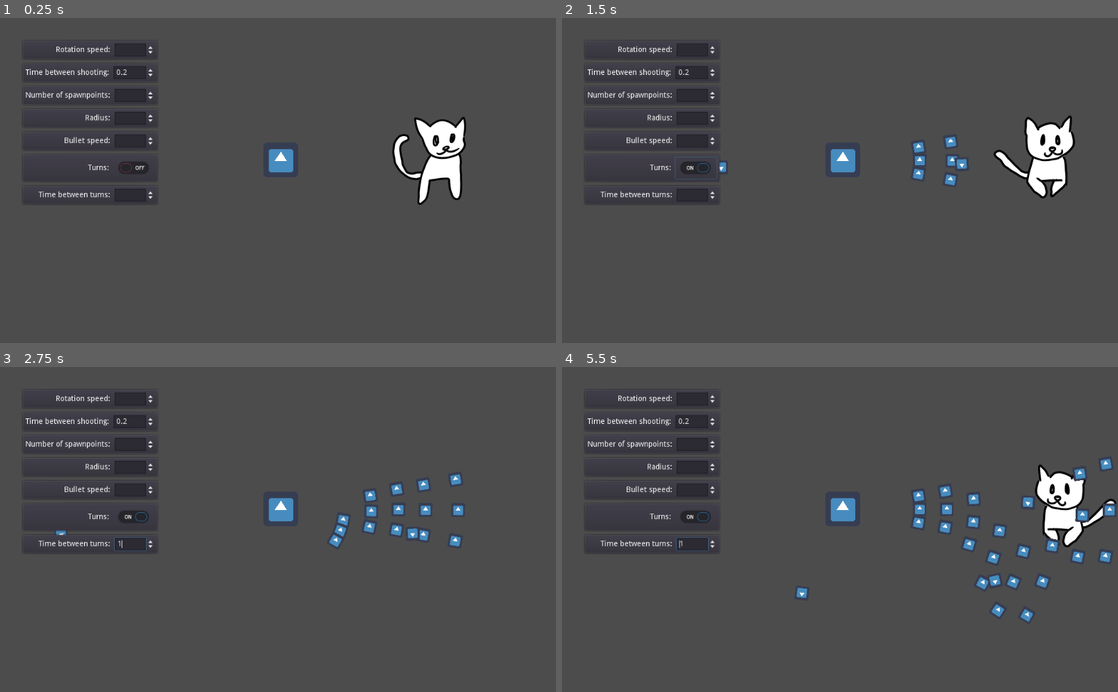
Above: before the commit, frames 1-4 (two rows, left to right).
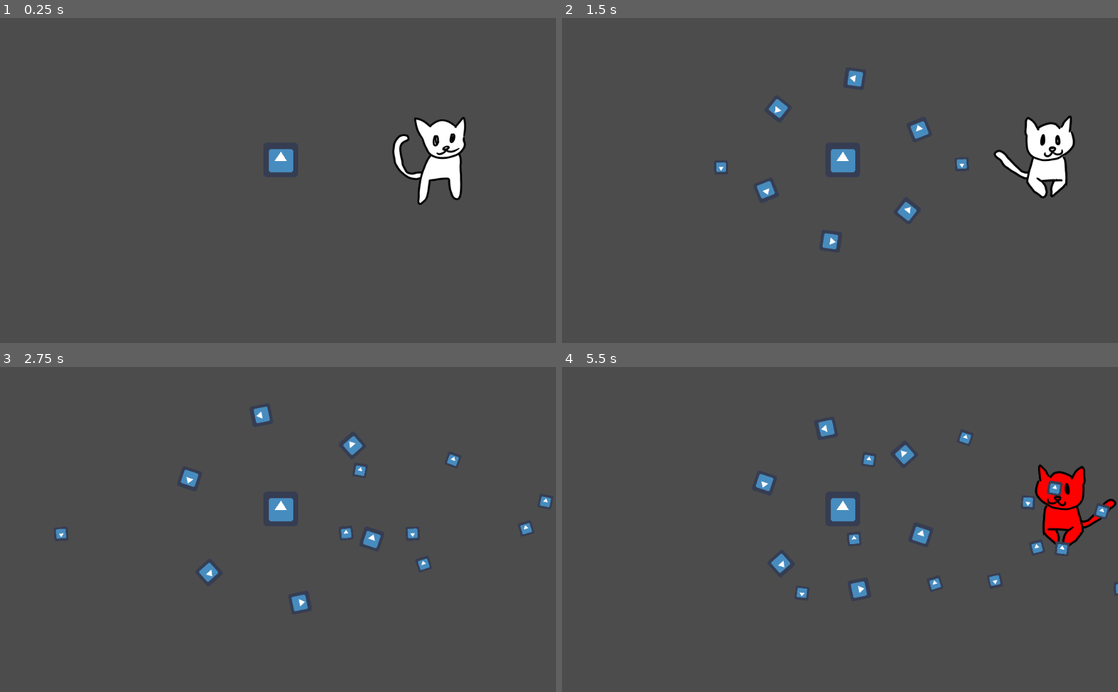
Above: after the commit, the same moments.

Repository: Magesu/mini-jam-100-overload
Game: Godot game, scene res://Main.tscn
The game is run twice, just before and just after one commit, with the same random seed, the same clock (stepped at 60 frames per second) and the same inputs. The engine's default icon, where the game draws it, is replaced by a stand-in: a white triangle on a blue panel in a dark square.
Inputs (mouse positions are in pixels of both pictures, inside the frame that each line leads up to):
- Up to frame 1 (0.25 s): no input
- Up to frame 2 (1.5 s): click (695, 167) at 0.52 s; move the mouse to (962, 164) at 1.27 s; hold Right (ui_right) from 1.28 s (still down); click (962, 164) at 1.35 s
- Up to frame 3 (2.75 s): move the mouse to (166, 545) at 2.02 s; release Right (ui_right) at 2.03 s; hold Down (ui_down) from 2.03 s (still down); click (166, 545) at 2.1 s
- Up to frame 4 (5.5 s): move the mouse to (895, 458) at 2.77 s; release Down (ui_down) at 2.78 s; hold Right (ui_right) 2.78-3.53 s; click (895, 458) at 2.85 s; move the mouse to (812, 594) at 3.52 s; hold Up (ui_up) 3.53-4.28 s; click (812, 594) at 3.6 s; move the mouse to (1006, 578) at 4.27 s; hold Left (ui_left) from 4.28 s (still down); click (1006, 578) at 4.35 s; move the mouse to (673, 480) at 5.02 s; click (673, 480) at 5.1 s

The runs differ from the first frame. In frame 1, 2.2% of the frame differs, in the area x 4-28%, y 7-57%; in frame 2, 3.2%; in frame 3, 4.1%; in frame 4, 6.0%, in the area x 4-100%, y 7-79%.

Commit message:
Added bullets that spawn bullets

Diff:
--- a/Main.tscn
+++ b/Main.tscn
@@ -13,11 +13,10 @@
 
 [node name="Enemy" parent="." instance=ExtResource( 1 )]
 position = Vector2( 517, 262 )
-shoot_angle = 30
-shoot_timer_wait_time = 0.5
-spawnpoint_count = 3
-target_player = true
+shoot_timer_wait_time = 1.0
+spawnpoint_count = 6
 
 [node name="CanvasLayer" type="CanvasLayer" parent="."]
 
 [node name="Debug Menu" parent="CanvasLayer" instance=ExtResource( 3 )]
+visible = false
--- a/Scenes/Bullet.tscn
+++ b/Scenes/Bullet.tscn
@@ -18,5 +18,7 @@
 shape = SubResource( 1 )
 
 [node name="VisibilityNotifier2D" type="VisibilityNotifier2D" parent="."]
+position = Vector2( -1.19209e-07, -1.19209e-07 )
+scale = Vector2( 1.3, 1.3 )
 
 [connection signal="screen_exited" from="VisibilityNotifier2D" to="." method="_on_VisibilityNotifier2D_screen_exited"]
--- a/Scenes/Enemy.tscn
+++ b/Scenes/Enemy.tscn
@@ -1,13 +1,15 @@
-[gd_scene load_steps=4 format=2]
+[gd_scene load_steps=5 format=2]
 
 [ext_resource path="res://icon.png" type="Texture" id=1]
 [ext_resource path="res://Scenes/Scripts/Enemy.gd" type="Script" id=2]
+[ext_resource path="res://Scenes/MatryoshkaBullet.tscn" type="PackedScene" id=3]
 
 [sub_resource type="RectangleShape2D" id=1]
 extents = Vector2( 32, 32 )
 
 [node name="Enemy" type="KinematicBody2D"]
 script = ExtResource( 2 )
+bullet_scene = ExtResource( 3 )
 
 [node name="Sprite" type="Sprite" parent="."]
 texture = ExtResource( 1 )
--- /dev/null
+++ b/Scenes/MatryoshkaBullet.tscn
@@ -0,0 +1,29 @@
+[gd_scene load_steps=4 format=2]
+
+[ext_resource path="res://Scenes/Scripts/MatryoshkaBullet.gd" type="Script" id=1]
+[ext_resource path="res://icon.png" type="Texture" id=2]
+
+[sub_resource type="RectangleShape2D" id=1]
+extents = Vector2( 19, 19 )
+
+[node name="MatryoshkaBullet" type="Area2D" groups=["enemy"]]
+collision_mask = 0
+script = ExtResource( 1 )
+bullet_speed = 400
+target_player = true
+
+[node name="Sprite" type="Sprite" parent="."]
+scale = Vector2( 0.6, 0.6 )
+texture = ExtResource( 2 )
+
+[node name="CollisionShape2D" type="CollisionShape2D" parent="."]
+shape = SubResource( 1 )
+
+[node name="VisibilityNotifier2D" type="VisibilityNotifier2D" parent="."]
+position = Vector2( 0, -9.53674e-07 )
+scale = Vector2( 1.9, 1.9 )
+
+[node name="Lifespan" type="Timer" parent="."]
+
+[connection signal="screen_exited" from="VisibilityNotifier2D" to="." method="_on_VisibilityNotifier2D_screen_exited"]
+[connection signal="timeout" from="Lifespan" to="." method="_on_Lifespan_timeout"]
--- a/Scenes/Scripts/Enemy.gd
+++ b/Scenes/Scripts/Enemy.gd
@@ -15,6 +15,8 @@
 
 export var target_player = false
 
+# Export scenes
+export(PackedScene) var bullet_scene = preload("res://Scenes/Bullet.tscn")
 
 # Nodes
 onready var shoot_timer = $ShootTimer
@@ -23,9 +25,6 @@
 
 onready var main = get_tree().root.get_node("Main")
 onready var player = main.get_node("Player")
-
-# Scenes
-var bullet_scene = preload("res://Scenes/Bullet.tscn")
 
 # Called when the node enters the scene tree for the first time.
 func _ready():
--- /dev/null
+++ b/Scenes/Scripts/MatryoshkaBullet.gd
@@ -0,0 +1,68 @@
+extends Area2D
+
+
+# Export variables
+export var speed = 100
+export var shoot_angle = 360
+export var spawnpoint_count = 1
+export var radius = 1
+export var bullet_speed = 100
+export var target_player = false
+
+# Nodes
+onready var main = get_tree().root.get_node("Main")
+onready var player = main.get_node("Player")
+onready var lifespan = get_node("Lifespan")
+
+# Scenes
+export(PackedScene) var bullet_scene = preload("res://Scenes/Bullet.tscn")
+
+# Variables
+var direction = Vector2.ZERO
+var velocity = Vector2.ZERO
+
+# Called when the node enters the scene tree for the first time.
+func _ready():
+	# Gets the direction of this bullet with the power of MATH
+	direction = Vector2(cos(get_rotation()),sin(get_rotation()))
+
+	# Matryoshka bullet is now officially born
+	lifespan.start()
+
+
+# Called every frame. 'delta' is the elapsed time since the previous frame.
+func _process(delta):
+	# Makes the bullet move forward
+	velocity = direction * speed
+	position += velocity * delta
+
+func _on_VisibilityNotifier2D_screen_exited():
+	# Kills the bullet when it goes offscreen
+	queue_free()
+
+func _on_Lifespan_timeout():
+	# Gets the angle inbetween the spawnpoints of the new bullets
+	var step = deg2rad(shoot_angle) / spawnpoint_count
+
+	# For every spawnpoint, create a new position node at the appropriate position and with the appropriate rotation
+	for i in range(spawnpoint_count):
+		var bullet = bullet_scene.instance()
+
+		# Creates a vector with the distance of radius and rotates it by the step times i
+		var pos = Vector2(radius, 0).rotated(step * (i - (spawnpoint_count / 2)))
+
+		# Decides wether the new bullets will target the player or not
+		if target_player:
+			bullet.global_rotation = player.global_position.angle_to_point(position)
+		else:
+			bullet.global_rotation = pos.angle()
+
+		# Sets variables of the new bullets
+		bullet.global_position = global_position + pos
+		bullet.speed = bullet_speed
+
+		# Matryoshka bullet's children are now officially born
+		main.add_child(bullet)
+
+	# Matryoshka bullet is now officially dead
+	queue_free()
